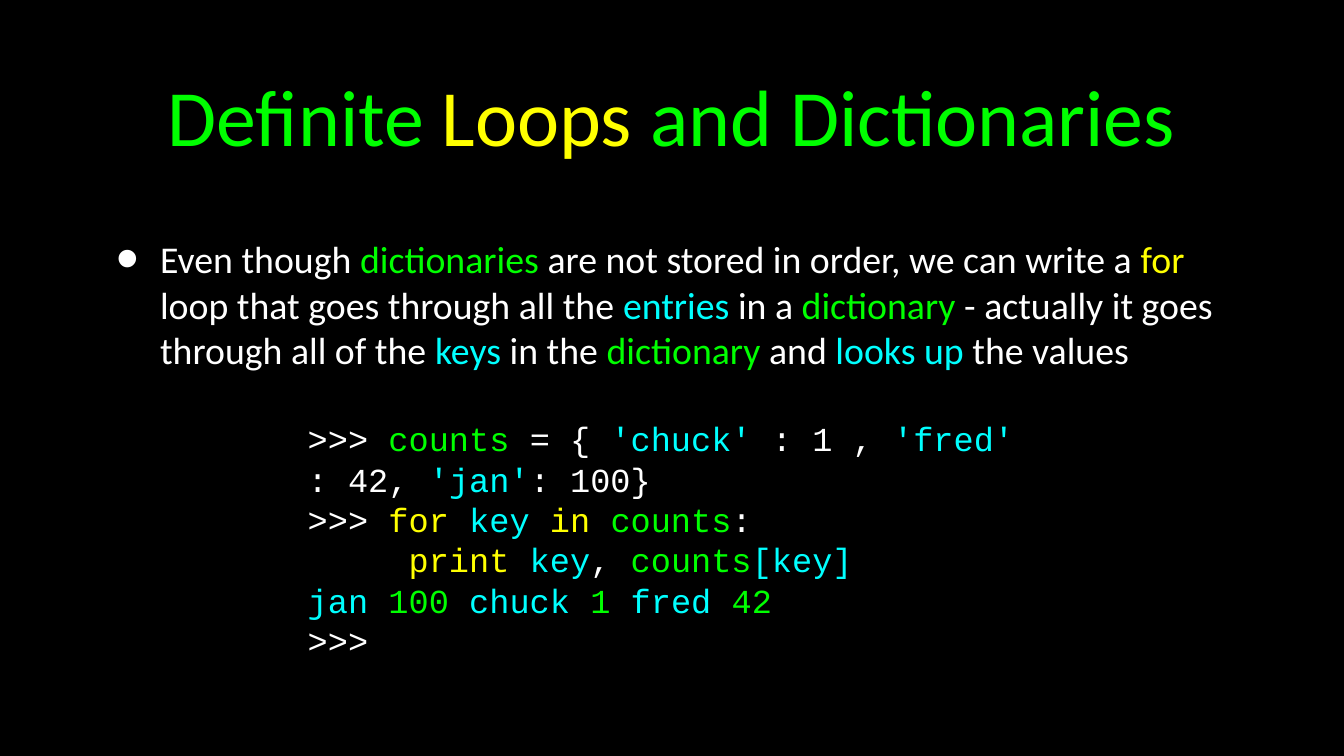
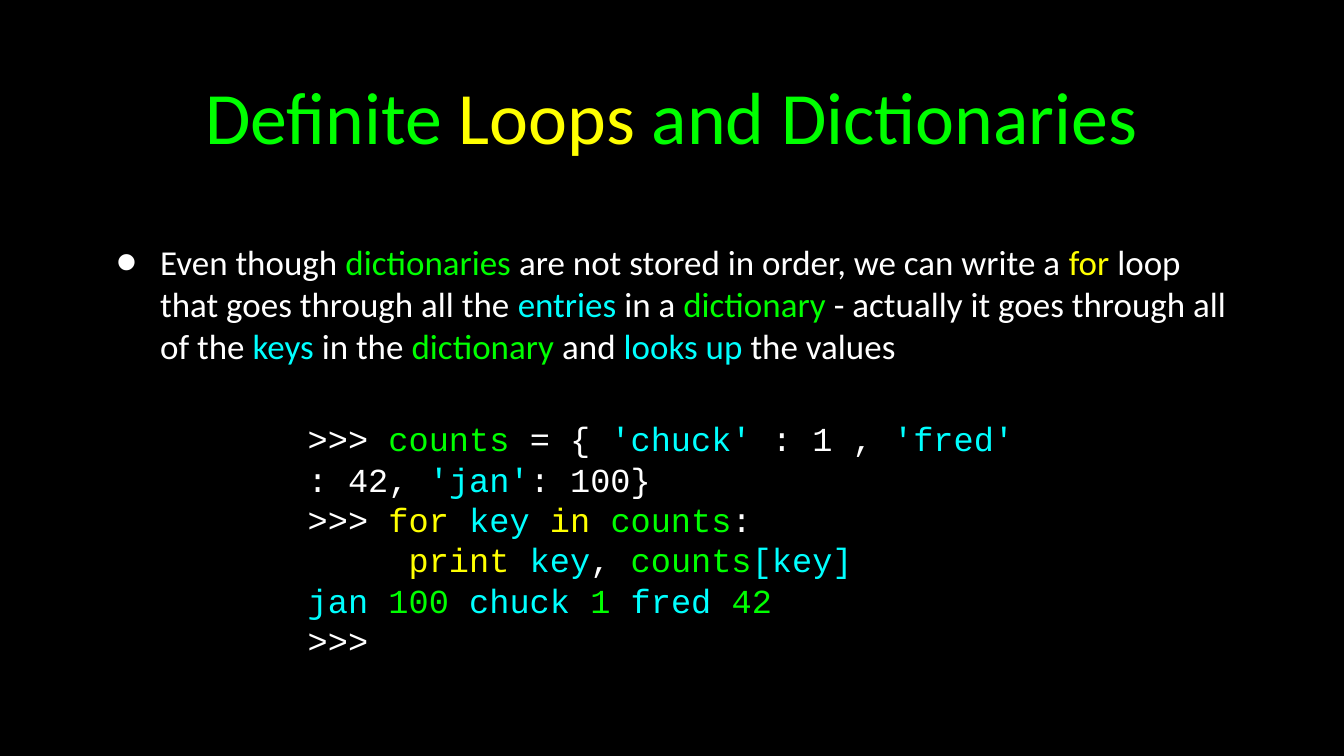
Before and after one commit to jalexander1/Python_Course_Slideware, a slide deck: slide 18 of PythonCourse_09_Dictionaries.ppt (slide 21 before the commit). Drawn at 1344x756 pixels with LibreOffice and Linux fonts; fonts in the diff are those of the drawing. Boxes give left, top, right and bottom in pixels: in the first picture for what was removed or moved away, otherwise in the second. Text is boxed around its words. In the diff, an @@ line names an element or a change of style, - is before the commit and + after.

```diff
--- a/PythonCourse_09_Dictionaries.ppt
+++ b/PythonCourse_09_Dictionaries.ppt
@@ text "Definite Loops and Dictionaries" at box(205, 92, 1137, 156): size 76 to 70.3 pt @@
@@ text "Even though dictionaries are not ..." at box(160, 250, 1226, 365): size 36 to 33.3 pt @@
```
Also in this commit, not shown: 7 other slides changed, 3 slides removed, 13 other files.
